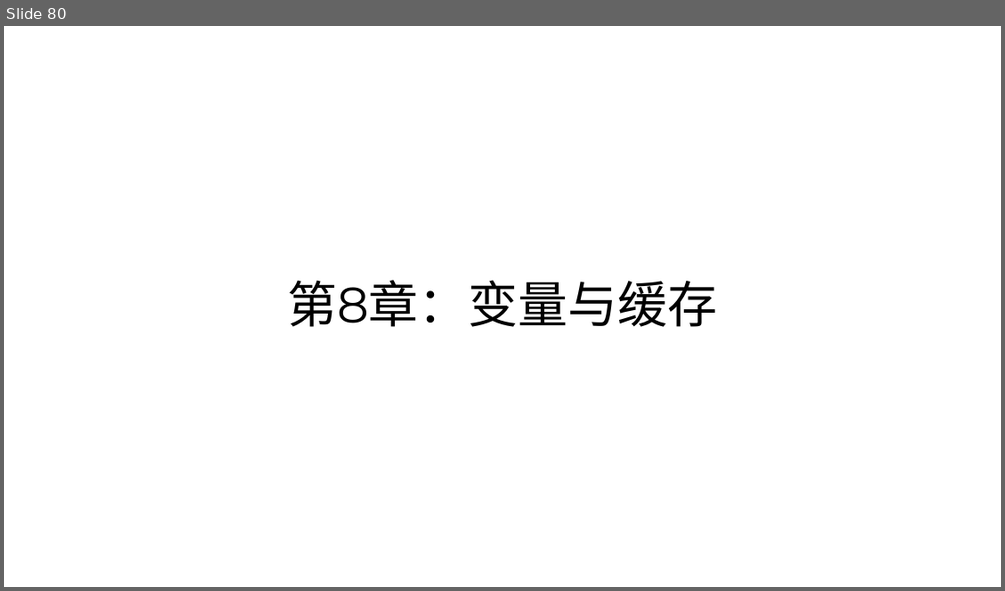
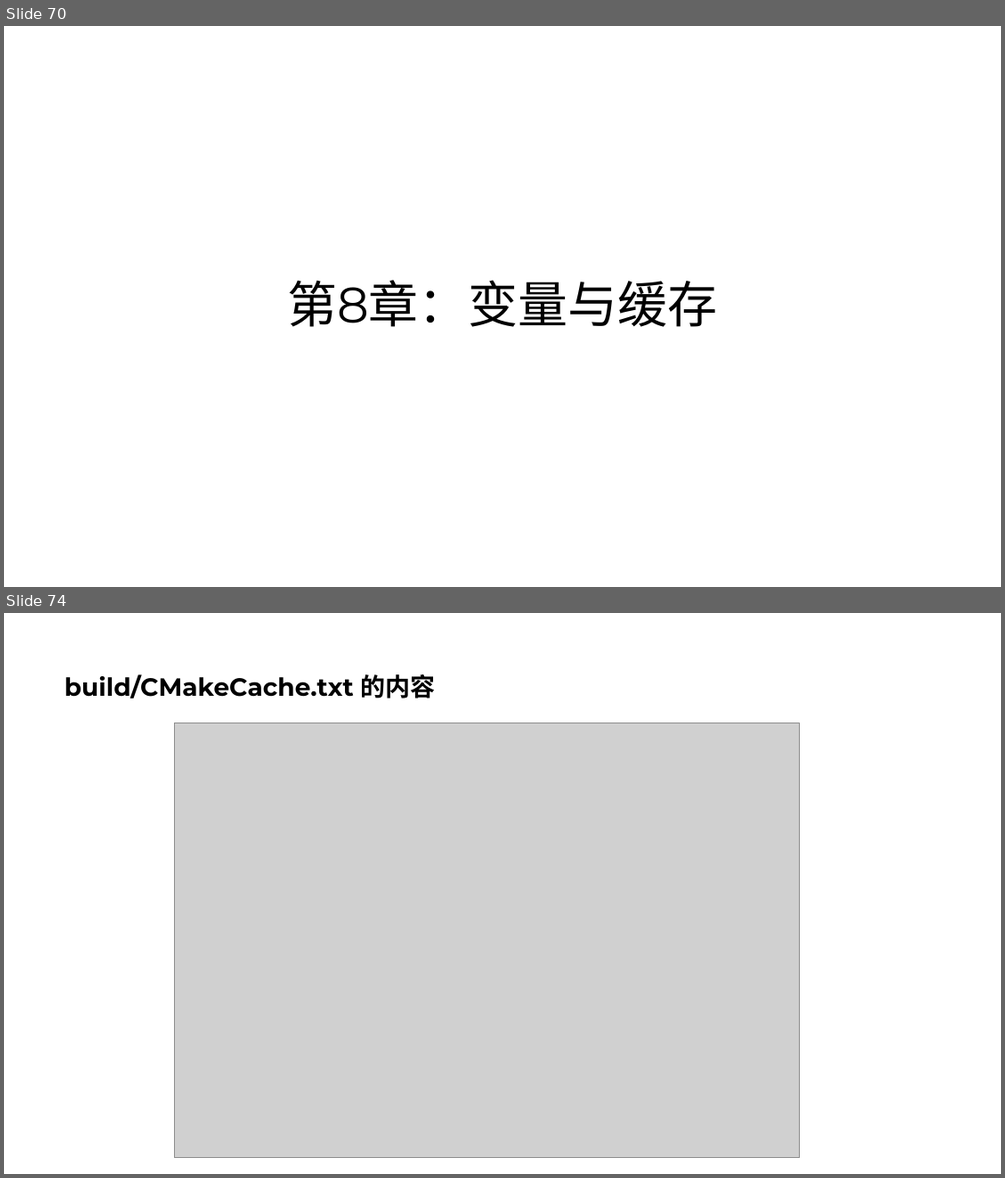
Before and after one commit to parallel101/course, a slide deck: 11/slides.pptx. Shown one above the other, each under a label of ours: slide 80 before the commit, slides 70 and 74 after it; the slides between them are not shown. The pictures are 1005x591 and 1005x1178 pixels, drawn with LibreOffice and Linux fonts; fonts in the diff are those of the drawing; grey boxes stand for pictures. Boxes give left, top, right and bottom in pixels: in the first picture for what was removed or moved away, otherwise in the second. Text is boxed around its words. In the diff, an @@ line names an element or a change of style, - is before the commit and + after.

```diff
--- a/11/slides.pptx
+++ b/11/slides.pptx
@@ slide 74 added at (4,613,1001,1174), background #FFFFFF @@
@@ title added at (65,674,436,698), 24 pt, text #000000, bold @@
+build/CMakeCache.txt 的内容
@@ picture added at (175,723,799,1158) @@
@@ what was slide 80 is now slide 70 @@
```
Also in this commit, not shown: 2 slides changed, 16 other slides added, 2 other files.
